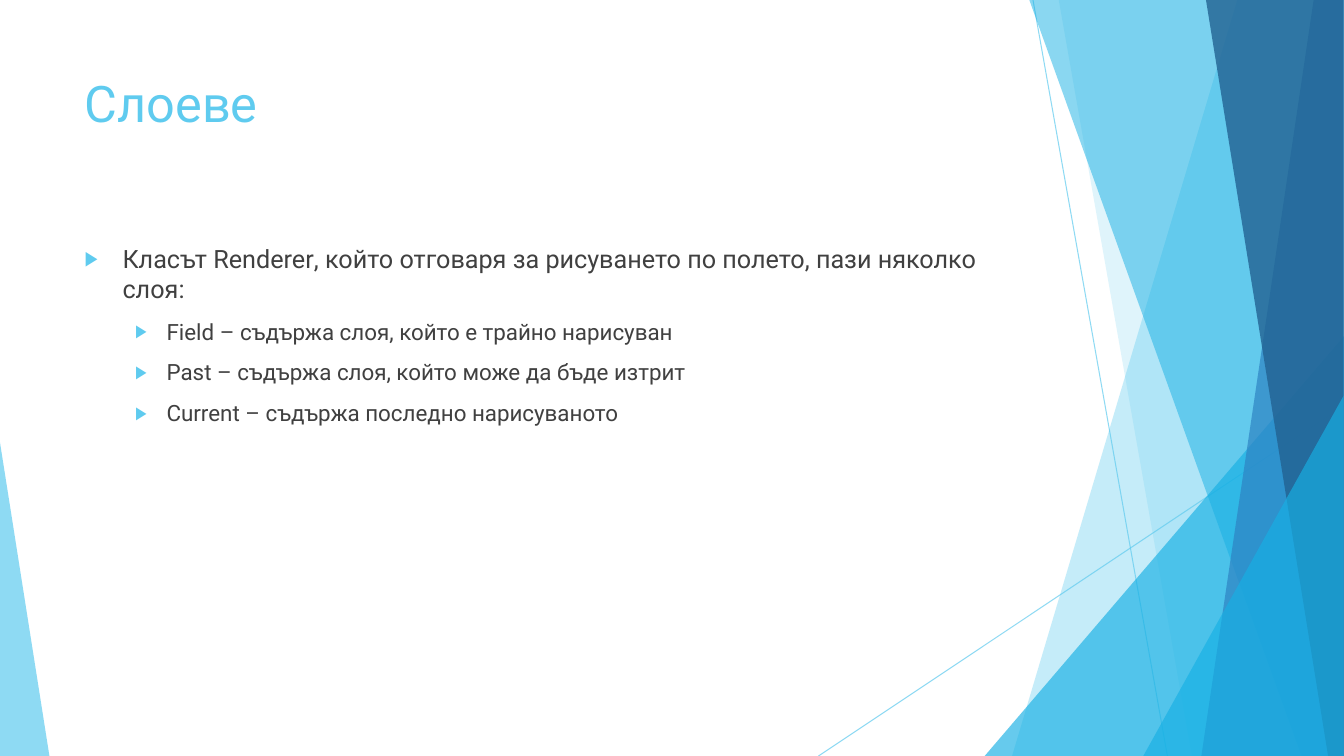
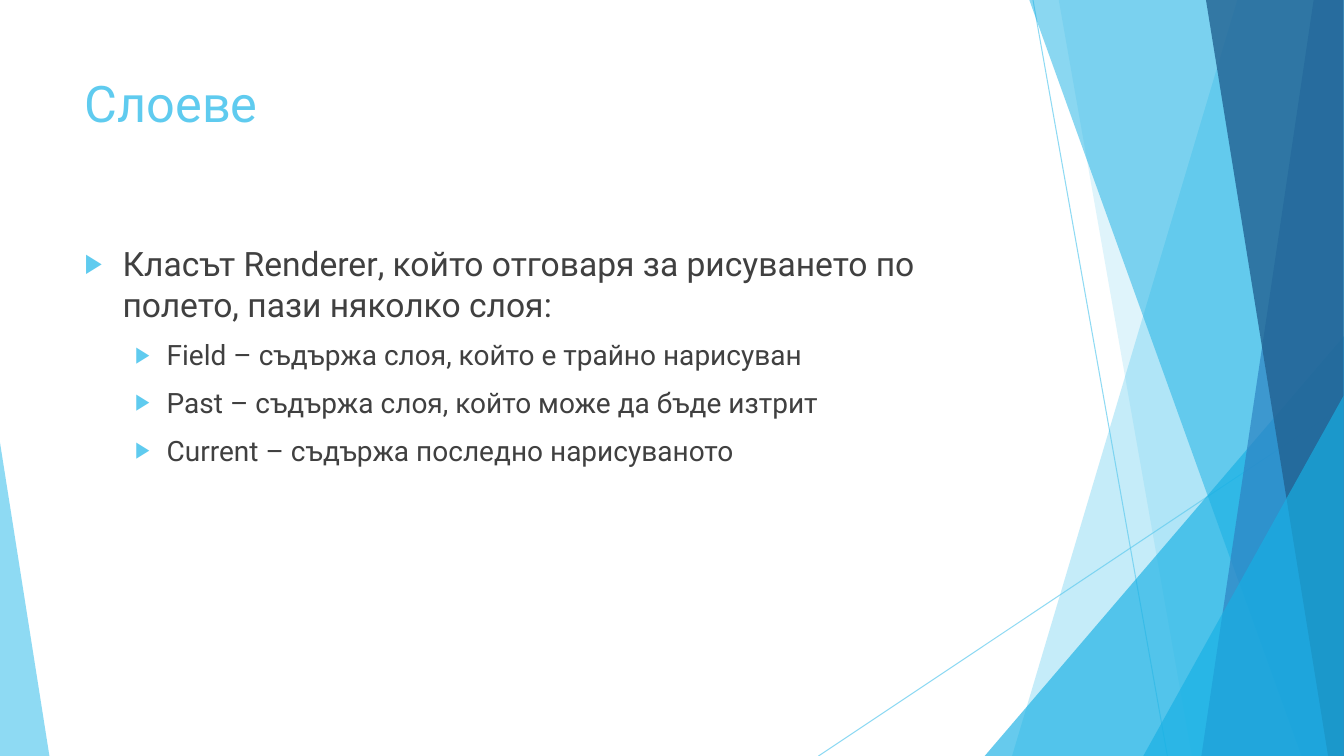
Before and after one commit to todorzhelev/STS, a slide deck: slide 8 of presentation/PresentationFinal.pptx. Drawn at 1344x756 pixels with LibreOffice and Linux fonts; fonts in the diff are those of the drawing. Boxes give left, top, right and bottom in pixels: in the first picture for what was removed or moved away, otherwise in the second. Text is boxed around its words. In the diff, an @@ line names an element or a change of style, - is before the commit and + after.

```diff
--- a/presentation/PresentationFinal.pptx
+++ b/presentation/PresentationFinal.pptx
@@ text "Класът Renderer, който отговаря за ..." at (x1=123, y1=251, x2=915, y2=467): size 18 to 24 pt in "Класът Renderer, който отговаря за рисуването по ..."; size 16 to 20 pt in "Field – съдържа слоя, който е трайно ...", "Past – съдържа слоя, който може да ...", "Current – съдържа последно нарисуваното" @@
```
Also in this commit, not shown: 11 other slides changed.
